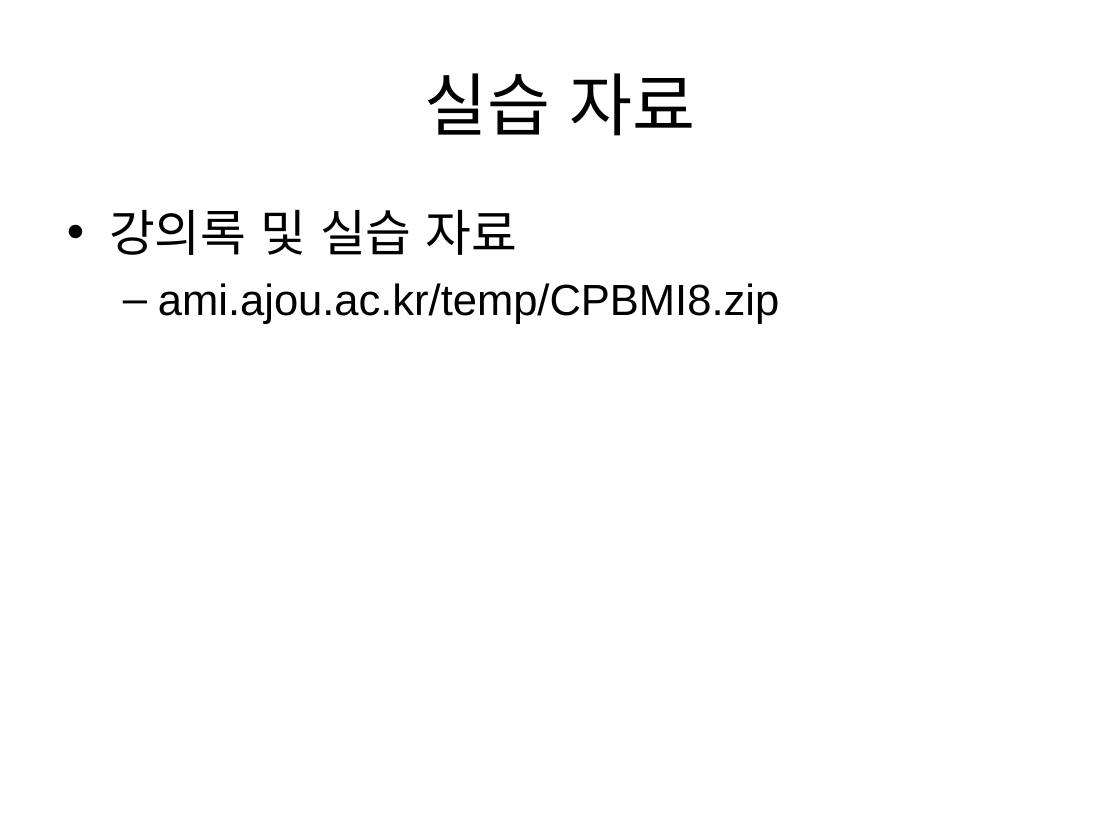
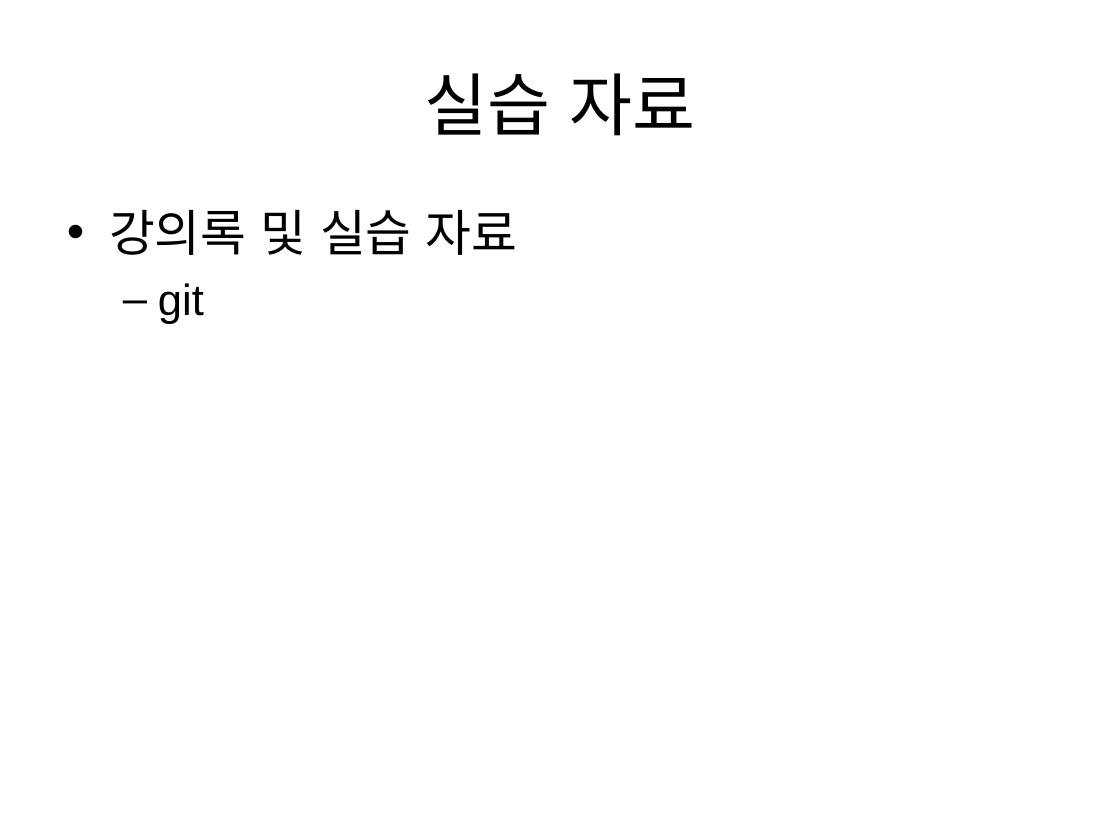
Before and after one commit to ManYoungPark/cpbmi2016, a slide deck: slide 2 of CPBMI_pmy_1st_create_insert_select.ppt. Drawn at 1120x840 pixels with LibreOffice and Linux fonts; fonts in the diff are those of the drawing; background and template pictures are left out. Boxes give left, top, right and bottom in pixels: in the first picture for what was removed or moved away, otherwise in the second. Text is boxed around its words. In the diff, an @@ line names an element or a change of style, - is before the commit and + after.

Commit message:
modified file

```diff
--- a/CPBMI_pmy_1st_create_insert_select.ppt
+++ b/CPBMI_pmy_1st_create_insert_select.ppt
@@ text at [158,283,204,324]: text changed @@
-  – ami.ajou.ac.kr/temp/CPBMI8.zip
+  – git
```
Also in this commit, not shown: 1 other slide changed.
